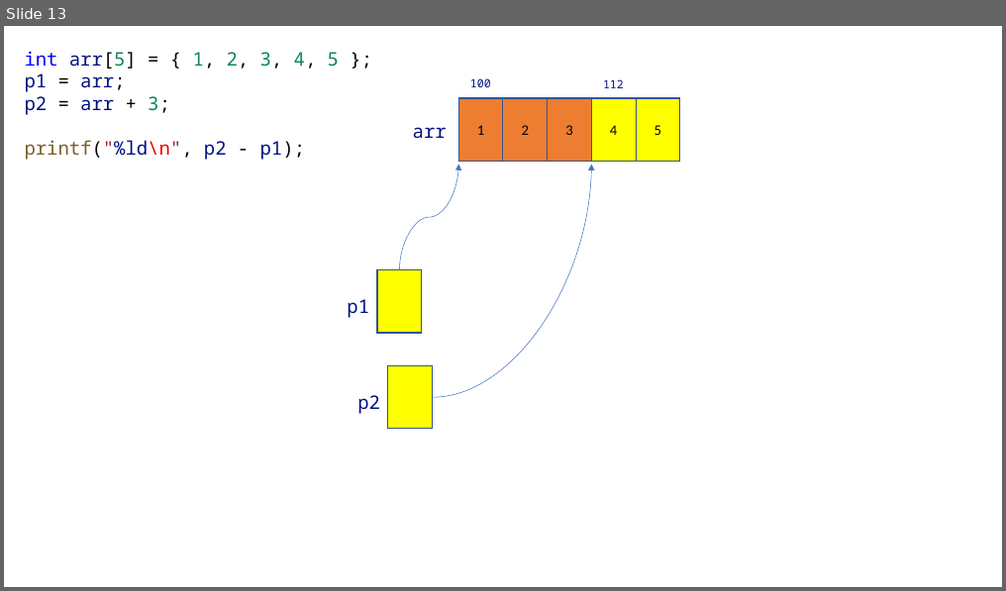
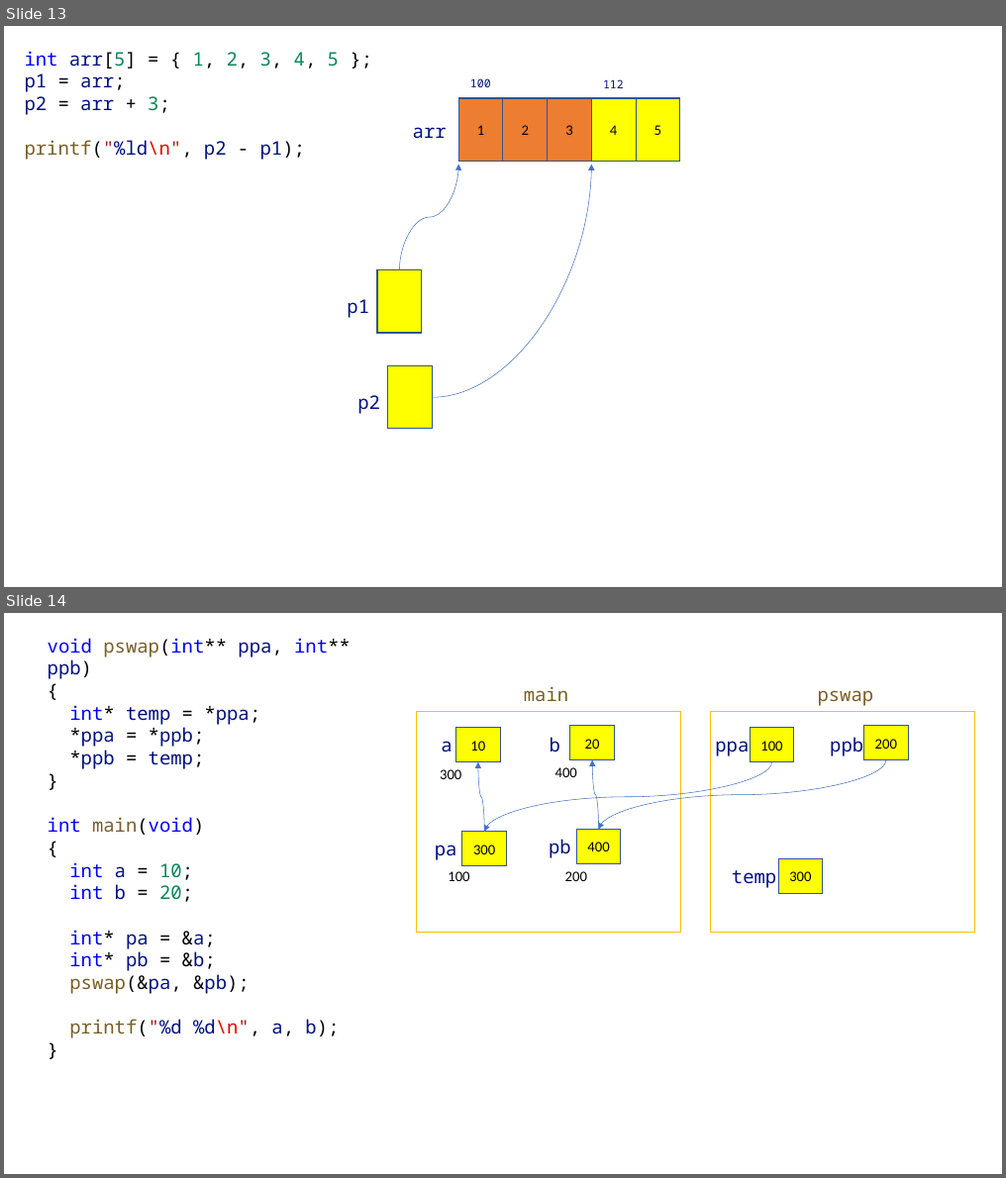
Before and after one commit to yoonichul/hyundai_20220510, a slide deck: 220511.pptx. Shown one above the other, each under a label of ours: slide 13 before the commit, slides 13 and 14 after it. The pictures are 1006x591 and 1006x1178 pixels, drawn with LibreOffice and Linux fonts; fonts in the diff are those of the drawing. Boxes give left, top, right and bottom in pixels: in the first picture for what was removed or moved away, otherwise in the second. Text is boxed around its words. In the diff, an @@ line names an element or a change of style, - is before the commit and + after.

```diff
--- a/220511.pptx
+++ b/220511.pptx
@@ slide 14 added at <box>4,613,1002,1174</box>, background #FFFFFF @@
@@ text added at <box>48,638,350,1039</box>, 18 pt, text #000000 @@
+void pswap(int** ppa, int** ppb)
+{
+int* temp = *ppa;
+*ppa = *ppb;
+*ppb = temp;
+}
+int main(void)
+{
+int a = 10;
+int b = 20;
+int* pa = &a;
+int* pb = &b;
+pswap(&pa, &pb);
+printf("%d %d\n", a, b);
+}
@@ text added at <box>524,686,568,701</box>, 18 pt, text #795E26 @@
+main
@@ text added at <box>818,690,874,706</box>, 18 pt, text #795E26 @@
+pswap
@@ rectangle added at <box>417,711,681,933</box>, outline #FFC000 1 pt @@
@@ rectangle added at <box>456,728,500,761</box>, fill #FFFF00, outline #325491 1 pt, 14 pt, text #000000 @@
+10
@@ rectangle added at <box>570,726,614,761</box>, fill #FFFF00, outline #325491 1 pt, 14 pt, text #000000 @@
+20
@@ rectangle added at <box>710,711,975,933</box>, outline #FFC000 1 pt @@
@@ rectangle added at <box>749,728,794,761</box>, fill #FFFF00, outline #325491 1 pt, 14 pt, text #000000 @@
+100
@@ rectangle added at <box>864,726,908,761</box>, fill #FFFF00, outline #325491 1 pt, 14 pt, text #000000 @@
+200
@@ text added at <box>441,741,451,752</box>, 18 pt, text #001080 @@
+a
@@ text added at <box>549,737,560,752</box>, 18 pt, text #001080 @@
+b
@@ curved arrow added from (598, 830) to (592, 761), #4472C4 0.5 pt @@
@@ curved arrow added from (886, 761) to (598, 830), #4472C4 0.5 pt @@
@@ text added at <box>715,741,748,757</box>, 18 pt, text #001080 @@
+ppa
@@ text added at <box>830,737,863,757</box>, 18 pt, text #001080 @@
+ppb
@@ text added at <box>440,769,461,779</box>, 14 pt, text #000000 @@
+300
@@ curved arrow added from (484, 832) to (478, 761), #4472C4 0.5 pt @@
@@ curved arrow added from (772, 761) to (484, 832), #4472C4 0.5 pt @@
@@ text added at <box>555,767,577,777</box>, 14 pt, text #000000 @@
+400
@@ text added at <box>435,845,457,861</box>, 18 pt, text #001080 @@
+pa
@@ rectangle added at <box>462,832,506,866</box>, fill #FFFF00, outline #325491 1 pt, 14 pt, text #000000 @@
+300
@@ text added at <box>548,839,571,859</box>, 18 pt, text #001080 @@
+pb
@@ rectangle added at <box>576,830,621,863</box>, fill #FFFF00, outline #325491 1 pt, 14 pt, text #000000 @@
+400
@@ text added at <box>448,871,469,881</box>, 14 pt, text #000000 @@
+100
@@ text added at <box>565,871,587,881</box>, 14 pt, text #000000 @@
+200
@@ text added at <box>732,870,776,888</box>, 18 pt, text #001080 @@
+temp
@@ rectangle added at <box>779,860,823,894</box>, fill #FFFF00, outline #325491 1 pt, 14 pt, text #000000 @@
+300
```
Also in this commit, not shown: 2 other slides added, 1 other file.
